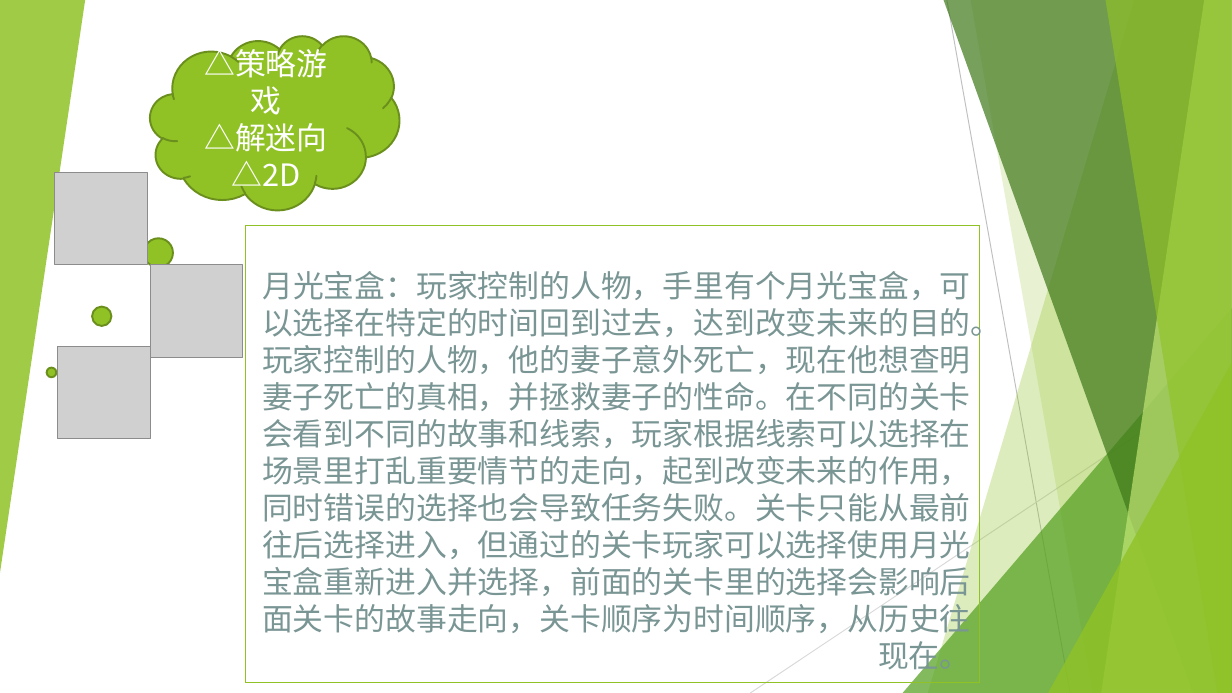
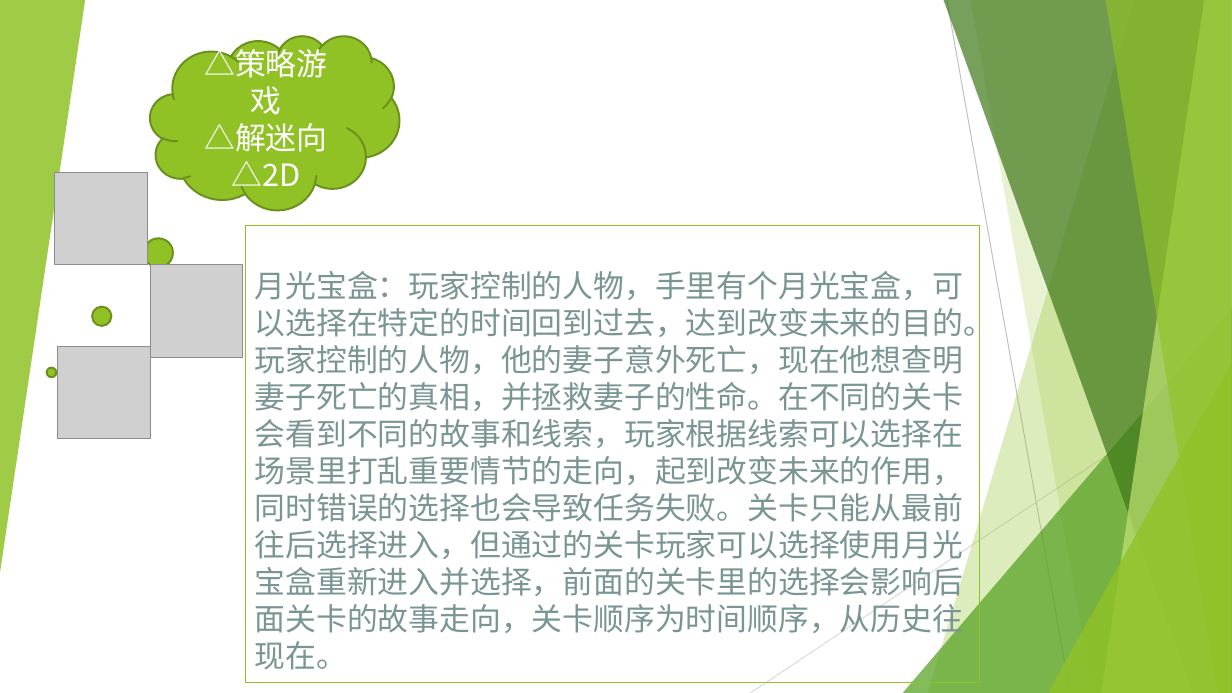
Before and after one commit to ThreePeopleGame/Death, a slide deck: slide 4 of Share/游戏想法_葛美玲.pptx. Drawn at 1232x693 pixels with LibreOffice and Linux fonts; fonts in the diff are those of the drawing; grey boxes stand for pictures. Boxes give left, top, right and bottom in pixels: in the first picture for what was removed or moved away, otherwise in the second. Text is boxed around its words. In the diff, an @@ line names an element or a change of style, - is before the commit and + after.

```diff
--- a/Share/游戏想法_葛美玲.pptx
+++ b/Share/游戏想法_葛美玲.pptx
@@ title "月光宝盒：玩家控制的人物，手里有个月光宝盒，可以选择在特定的时间回到过去，达到改变未来的目的。玩家控制的人物，他的妻子意 ..." at <box>246,226,981,683</box>: alignment right to left @@
```
Also in this commit, not shown: 3 other slides changed, 2 slides added.
